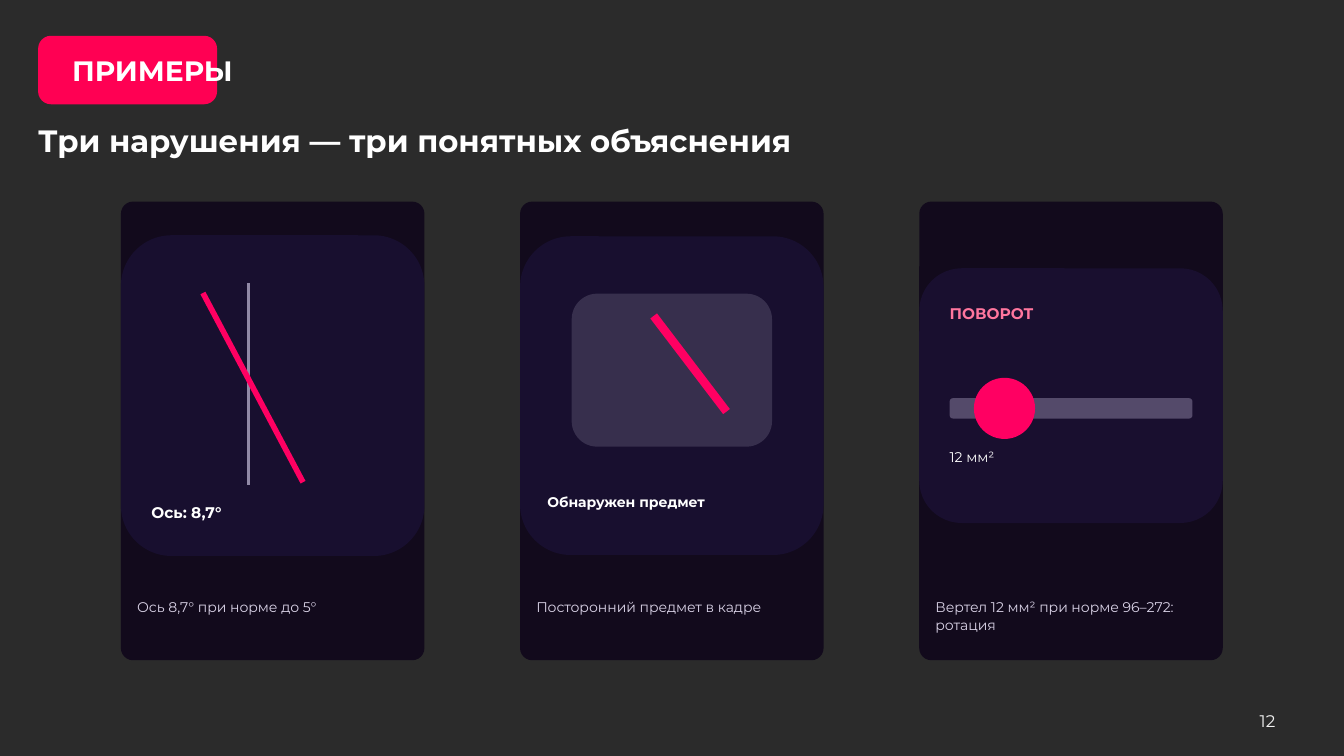
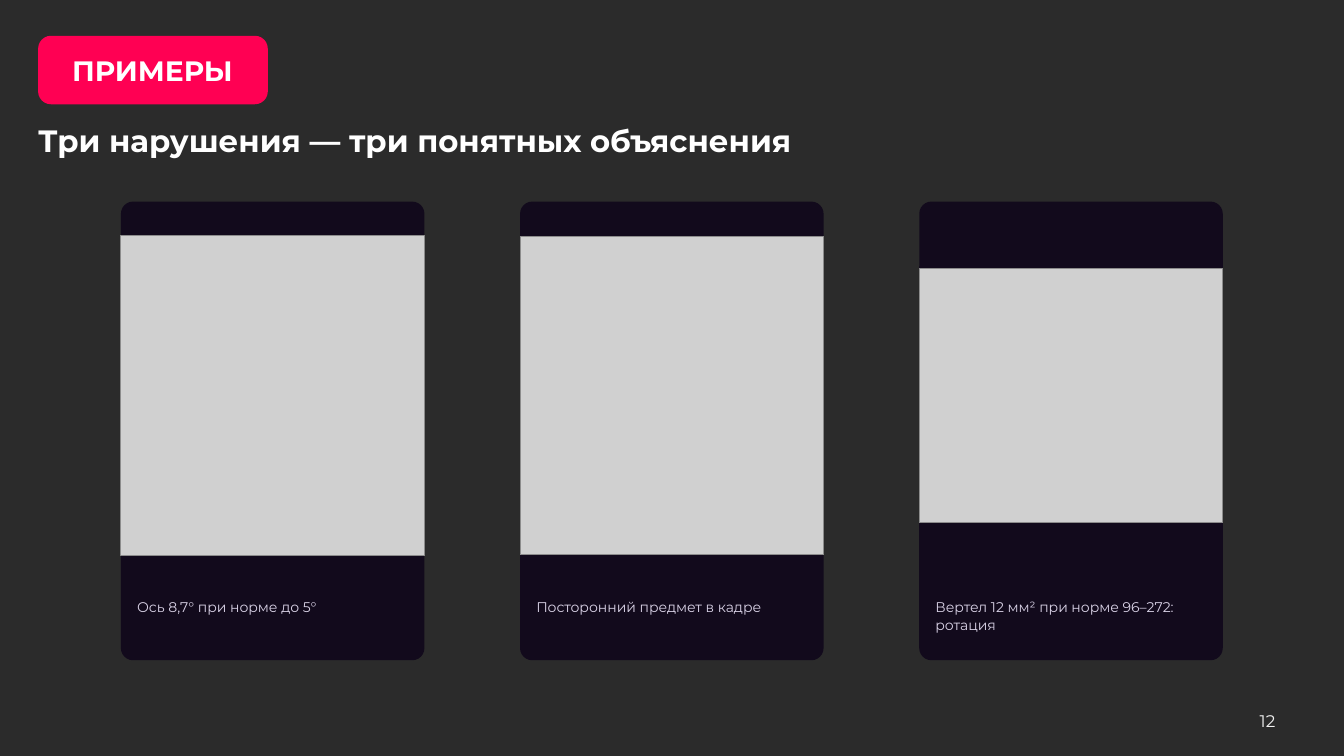
Before and after one commit to theorcos239/LCT_2026, a slide deck: slide 12 of docs/pitch/239.Hack_DXA_QC_полная_версия.pptx. Drawn at 1344x756 pixels with LibreOffice and Linux fonts; fonts in the diff are those of the drawing; grey boxes stand for pictures; background and template pictures are left out; a plain dark background stands for a picture behind light text. Boxes give left, top, right and bottom in pixels: in the first picture for what was removed or moved away, otherwise in the second. Text is boxed around its words. In the diff, an @@ line names an element or a change of style, - is before the commit and + after.

```diff
--- a/docs/pitch/239.Hack_DXA_QC_полная_версия.pptx
+++ b/docs/pitch/239.Hack_DXA_QC_полная_версия.pptx
@@ rounded rectangle "ПРИМЕРЫ": place and size @@
-rounded rectangle "ПРИМЕРЫ" at box(38, 35, 217, 104)
+rounded rectangle "ПРИМЕРЫ" at box(38, 35, 268, 104)
@@ rounded rectangle removed at box(121, 235, 424, 556) @@
@@ picture added at box(121, 235, 424, 556) @@
@@ rounded rectangle removed at box(520, 236, 824, 555) @@
@@ picture added at box(520, 236, 824, 555) @@
@@ rounded rectangle removed at box(920, 268, 1223, 523) @@
@@ picture added at box(920, 268, 1223, 523) @@
@@ line removed from (203, 293) to (303, 482) @@
@@ line removed from (248, 283) to (248, 486) @@
@@ rounded rectangle removed at box(572, 293, 772, 447) @@
@@ line removed from (653, 316) to (727, 411) @@
@@ text removed at box(950, 308, 1034, 319) @@
-ПОВОРОТ
@@ ellipse removed at box(974, 378, 1035, 440) @@
@@ rounded rectangle removed at box(950, 398, 1193, 418) @@
@@ text removed at box(950, 451, 994, 462) @@
-12 мм²
@@ text removed at box(151, 507, 221, 521) @@
-Ось: 8,7°
@@ text removed at box(547, 496, 704, 510) @@
-Обнаружен предмет
```
Also in this commit, not shown: 15 other slides changed, 1 other file.
